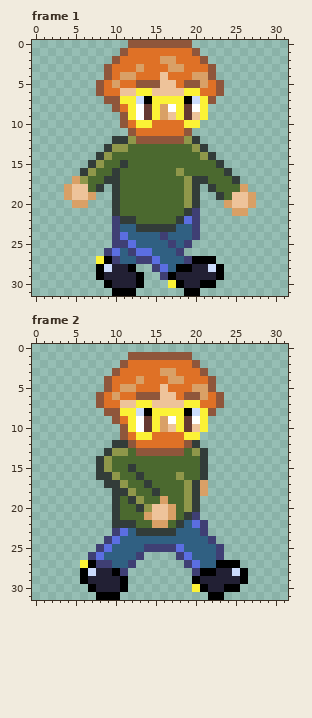
One commit to this pixel-art file: sprites/character-me-walking-front-right.aseprite. The picture above is the old version.
32x32 pixels, 2 frames. Shown: frame 1, frame 2.
And afterwards:
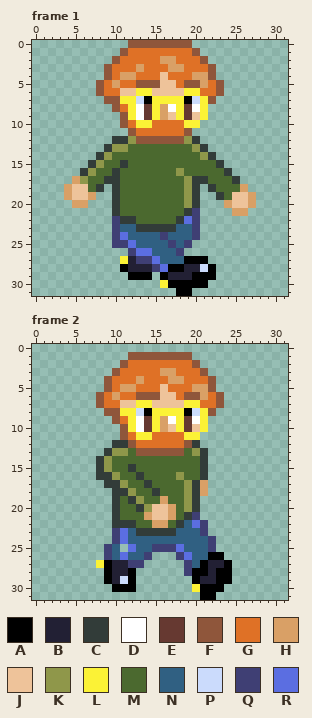
Palette (. is transparent): A #000000  B #222034  C #323c39  D #ffffff  E #663931  F #8f563b  G #df7126  H #d9a066  J #eec39a  K #8f974a  L #fbf236  M #4b692f  N #306082  P #cbdbfc  Q #3f3f74  R #5b6ee1
The exact change:
Frame 1:
Colour A now appears in row 29 at x 14; in row 31 at x 18.
The author changed colour B to colour A in row 28 at x 11; in row 29 at x 12 and 20 to 22; in row 30 at x 19 to 20.
The author changed colour L to colour A in row 30 at x 17.
The author changed colour N to colour A in row 28 at x 17.
The author changed colour P to colour A in row 28 at x 22.
The author changed colour Q to colour A in row 27 at x 19; in row 29 at x 16.
Colour B now appears in row 28 at x 13 to 14.
The author changed colour A to colour B in row 28 at x 12 and 19; in row 29 at x 17.
The author changed colour N to colour B in row 27 at x 12.
Colour L now appears in row 30 at x 16.
The author changed colour N to colour L in row 27 at x 11.
The author changed colour B to colour P in row 28 at x 21.
The edit erases colour A in row 27 at x 9 and 22; in rows 28 to 29 at x 8 and 23; in row 30 at x 9, 13 and 22; in row 31 at x 10 to 12 and 20.
The edit erases colour B in row 28 at x 10; in row 29 at x 9 to 11; in row 30 at x 10 to 12.
The edit erases colour L in row 27 at x 8.
The edit erases colour N in row 26 at x 11.
The edit erases colour P in row 28 at x 9.
The edit erases colour Q in row 26 at x 9; in row 27 at x 10.
The edit erases colour R in row 26 at x 10.
Frame 2:
Colour A now appears in rows 28 to 30 at x 12; in row 31 at x 21.
The author changed colour B to colour A in rows 28 to 29 at x 9 and 23 to 24; in row 30 at x 10 and 22 to 23.
The author changed colour N to colour A in row 26 at x 22; in row 27 at x 21.
The author changed colour Q to colour A in row 26 at x 23; in row 27 at x 9; in row 28 at x 20.
The author changed colour A to colour B in row 27 at x 23; in row 28 at x 10 and 22.
The author changed colour N to colour B in row 27 at x 10 to 11 and 22.
The author changed colour Q to colour B in row 28 at x 11.
The author changed colour Q to colour L in row 27 at x 8.
The author changed colour Q to colour N in row 25 at x 14; in row 26 at x 13.
The author changed colour R to colour N in row 27 at x 20.
The author changed colour A to colour P in row 29 at x 11.
Colour Q now appears in row 26 at x 14; in row 27 at x 13; in row 28 at x 19.
The author changed colour N to colour Q in row 25 at x 22; in row 26 at x 9.
The author changed colour R to colour Q in row 24 at x 10; in row 25 at x 9.
The author changed colour N to colour R in row 24 at x 11; in row 25 at x 12; in row 26 at x 11.
The edit erases colour A in row 27 at x 7 and 25; in rows 28 to 29 at x 6 and 26; in row 30 at x 7 and 24 to 25; in row 31 at x 8 to 10 and 23.
The edit erases colour B in row 28 at x 8; in row 29 at x 7 to 8 and 25; in row 30 at x 8 to 9.
The edit erases colour L in row 27 at x 6.
The edit erases colour N in row 25 at x 11.
The edit erases colour P in row 28 at x 7 and 25.
The edit erases colour Q in row 24 at x 9; in row 25 at x 8 and 23; in row 26 at x 7.
The edit erases colour R in row 26 at x 8.
Pixel boxes of the changes (left, top, right, bottom) in both pictures:
changed: (96, 248, 224, 296)
changed: (80, 536, 152, 600)
changed: (184, 544, 248, 600)
